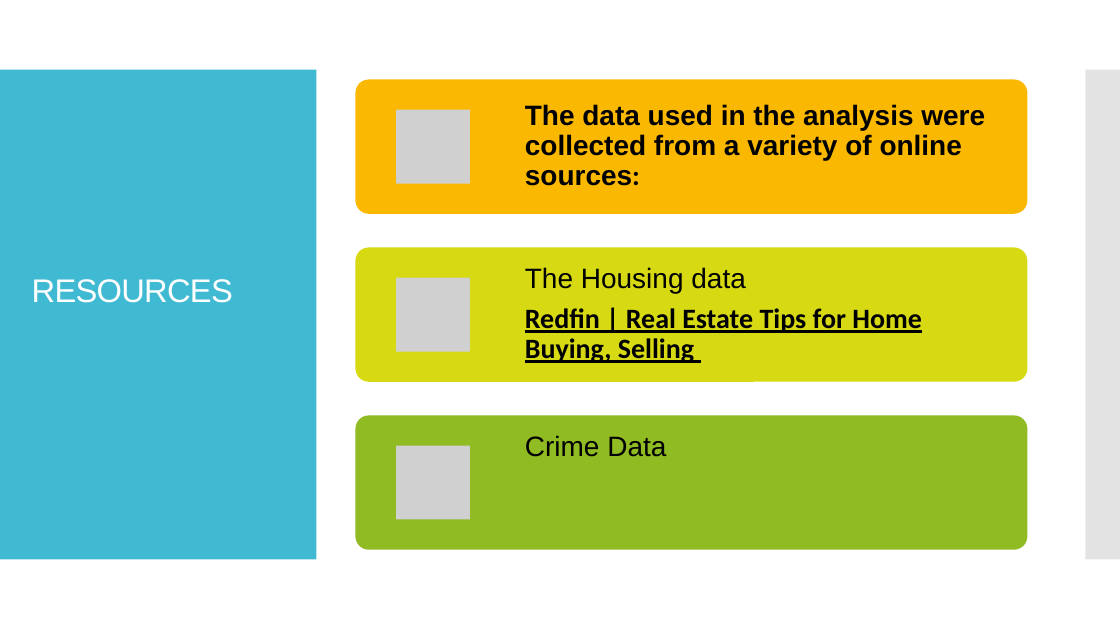
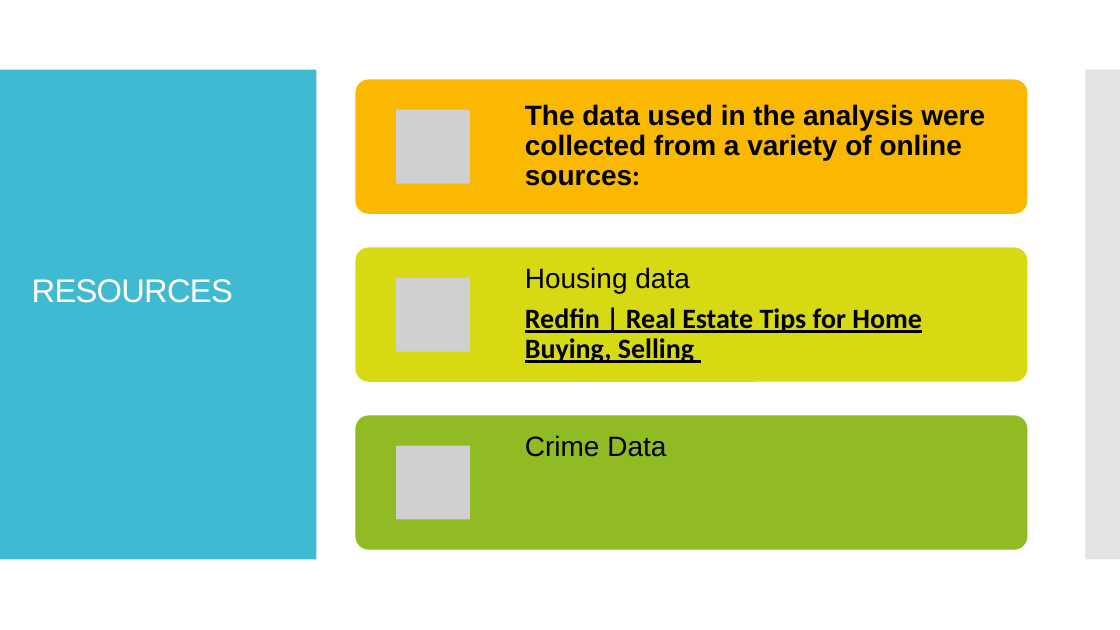
Before and after one commit to andresocorro/project_1, a slide deck: slide 3 of Presentation/final draft.pptx. Drawn at 1120x630 pixels with LibreOffice and Linux fonts; fonts in the diff are those of the drawing; grey boxes stand for pictures. Boxes give left, top, right and bottom in pixels: in the first picture for what was removed or moved away, otherwise in the second. Text is boxed around its words. In the diff, an @@ line names an element or a change of style, - is before the commit and + after.

```diff
--- a/Presentation/final draft.pptx
+++ b/Presentation/final draft.pptx
@@ text at (x1=525, y1=267, x2=689, y2=293): text changed @@
-The Housing data
+Housing data
```
Also in this commit, not shown: 7 other slides changed, 1 slide added.
